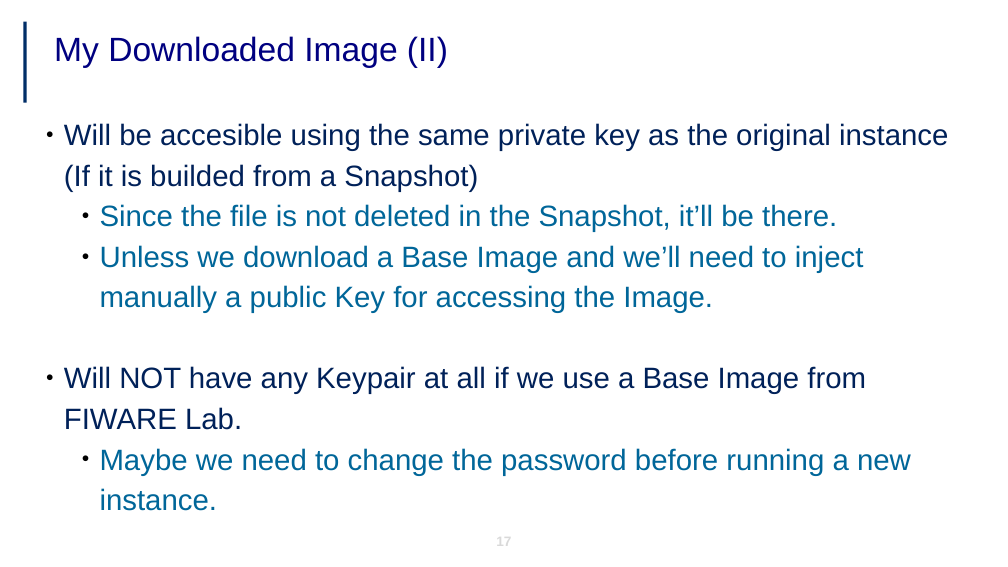
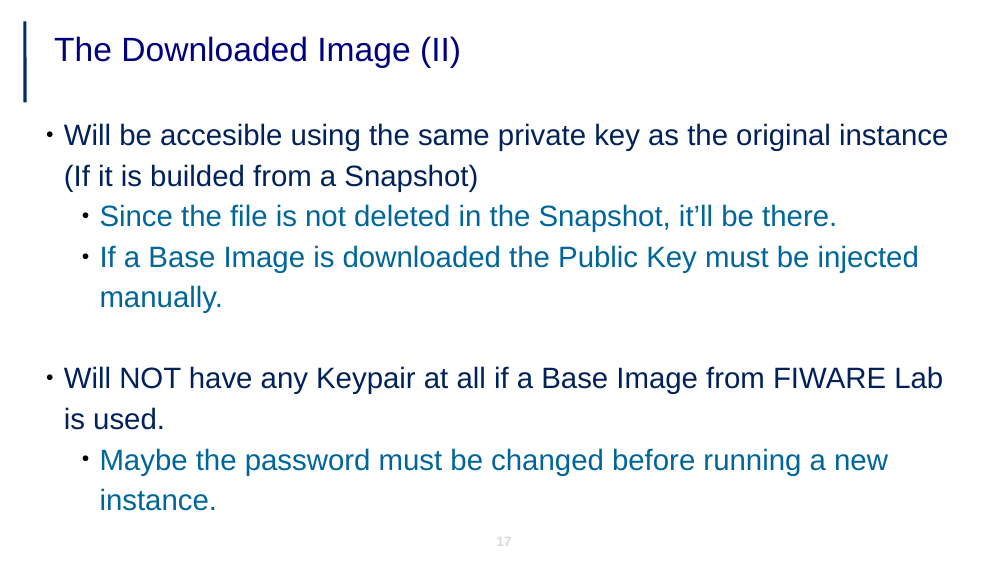
Before and after one commit to jicarretero/SummitMalaga2017, a slide deck: slide 17 of FiwareImageHandling.odp. Drawn at 1008x567 pixels with LibreOffice and Linux fonts; fonts in the diff are those of the drawing; background and template pictures are left out. Boxes give left, top, right and bottom in pixels: in the first picture for what was removed or moved away, otherwise in the second. Text is boxed around its words. In the diff, an @@ line names an element or a change of style, - is before the commit and + after.

Commit message:
Change presentation image and some changes in wording

```diff
--- a/FiwareImageHandling.odp
+++ b/FiwareImageHandling.odp
@@ title at [54,36,461,68]: text changed @@
-My Downloaded Image (II)
+The Downloaded Image (II)
@@ text at [64,245,943,511]: text changed @@
-    ● Unless we download a Base Image and we’ll need to inject manually a public Key for accessing the Image.
-● Will NOT have any Keypair at all if we use a Base Image from FIWARE Lab.
-    ● Maybe we need to change the password before running a new instance.
+    ● If a Base Image is downloaded the Public Key must be injected manually.
+● Will NOT have any Keypair at all if a Base Image from FIWARE Lab is used.
+    ● Maybe the password must be changed before running a new instance.
```
Also in this commit, not shown: 17 other slides changed.
